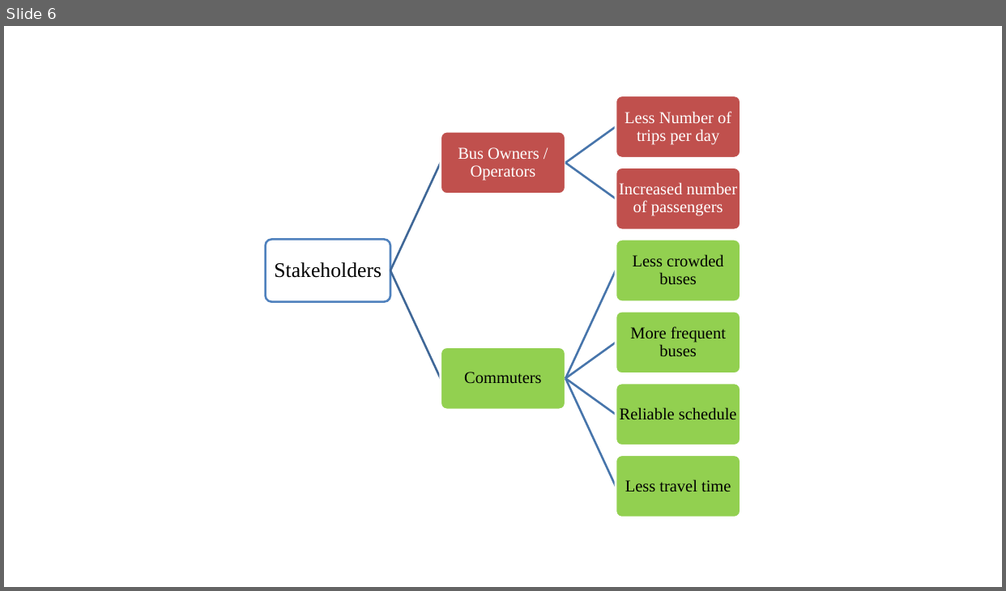
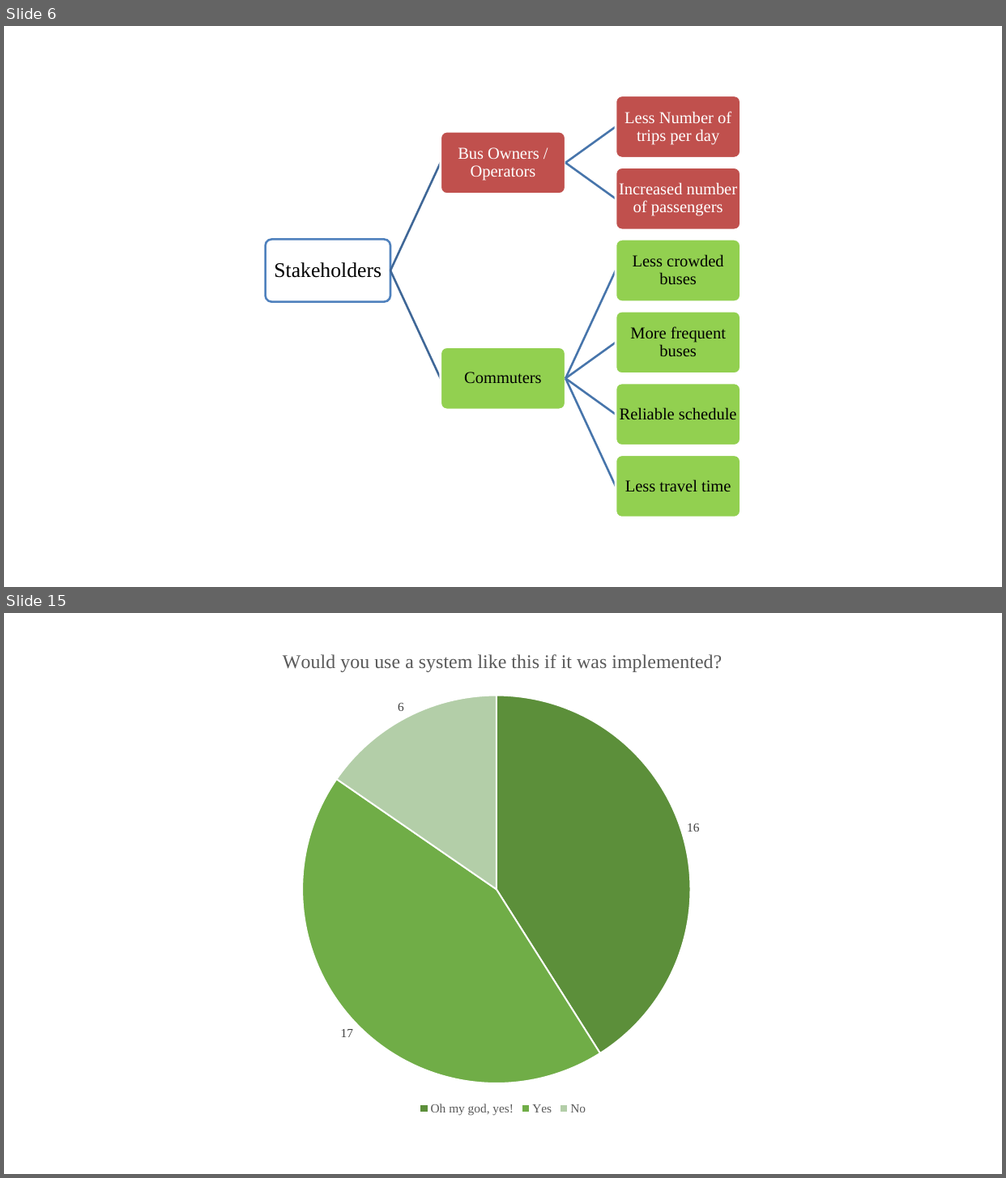
Before and after one commit to afthaj/draftFullReport, a slide deck: figures.pptx. Shown one above the other, each under a label of ours: slide 6 before the commit, slides 6 and 15 after it; the slides between them are not shown. The pictures are 1006x591 and 1006x1178 pixels, drawn with LibreOffice and Linux fonts; fonts in the diff are those of the drawing. Boxes give left, top, right and bottom in pixels: in the first picture for what was removed or moved away, otherwise in the second. Text is boxed around its words. In the diff, an @@ line names an element or a change of style, - is before the commit and + after.

```diff
--- a/figures.pptx
+++ b/figures.pptx
@@ slide 15 added at box(4, 613, 1002, 1174), background #FFFFFF @@
@@ pie chart added at box(73, 632, 934, 1119) @@
+title "Would you use a system like this if it was implemented?"
+categories: Oh my god, yes!, Yes, No
+Would you use a system like this if it was implemented?: 16, 17, 6
```
Also in this commit, not shown: 3 slides changed, 6 other slides added, 35 other files.
